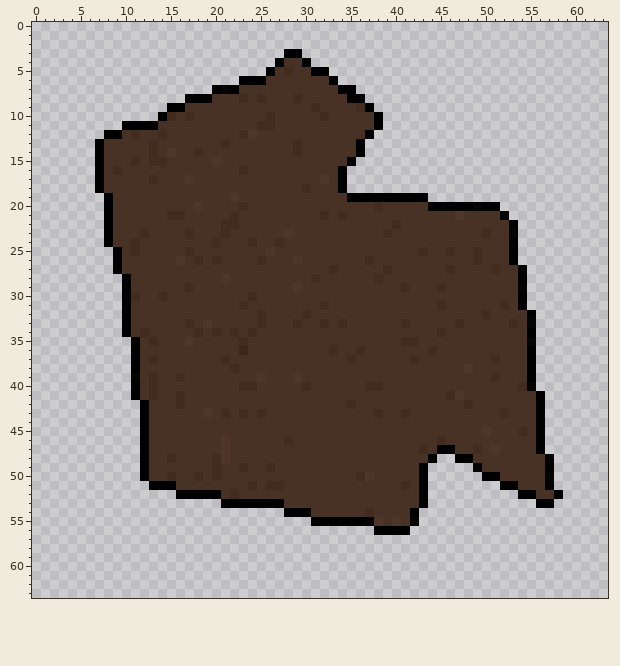
Edited in one commit: pixel-art sprite (core/assets/asteroid_large.png). This is how it looked before the edit.
The file is 64x64 pixels. Colours within 5 levels of each other are drawn and written as one.
After:
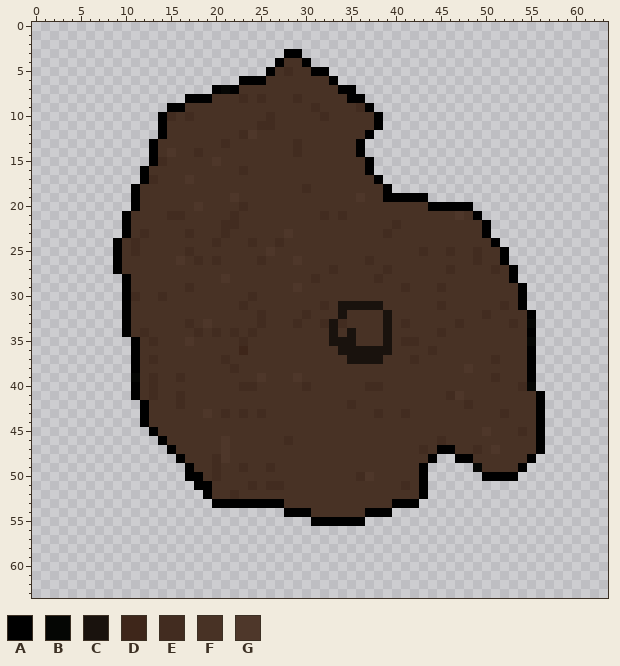
Palette (. is transparent): A #000000  B #050604  C #19120d  D #3e261a  E #422c20  F #483225  G #4e372a
What changed:
The edit adds colour A in rows 15 to 16 at x 37; in row 17 at x 38; in row 18 at x 39; in row 53 at x 20.
Colour B gives way to colour A in row 29 at x 54.
Colour E gives way to colour A in row 12 at x 14; in rows 13 to 15 at x 13; in row 23 at x 50; in row 50 at x 18; in row 54 at x 37.
Colour F gives way to colour A in row 11 at x 14; in rows 16 to 17 at x 12; in rows 18 to 20 at x 11; in row 21 at x 10 and 49; in row 22 at x 10 and 50; in row 23 at x 10.
Colour F gives way to colour A in row 24 at x 9 and 51; in rows 25 to 26 at x 52; in rows 27 to 28 at x 53; in row 45 at x 13; in row 46 at x 14; in row 47 at x 15.
Colour F gives way to colour A in row 48 at x 16 and 55; in row 49 at x 17 and 54; in row 50 at x 17 and 52 to 53; in row 51 at x 18 to 19; in row 53 at x 40 to 42; in row 54 at x 38 to 39.
Colour E gives way to colour C in row 36 at x 36; in row 37 at x 35.
Colour F gives way to colour C in row 31 at x 34 to 38; in row 32 at x 34 and 39; in row 33 at x 33 and 39; in row 34 at x 33, 35 and 39; in row 35 at x 33 to 35 and 39; in row 36 at x 34 to 35 and 37 to 39.
Colour F gives way to colour C in row 37 at x 36 to 38.
The edit adds colour F in row 15 at x 36; in row 16 at x 35 to 36; in row 17 at x 35 to 37; in row 18 at x 35 to 38.
Colour A gives way to colour F in row 15 at x 35; in rows 16 to 18 at x 34; in row 19 at x 35 and 37 to 38; in row 52 at x 20.
Colour E gives way to colour F in row 20 at x 38; in row 36 at x 33.
Colour G gives way to colour F in row 17 at x 32.
Colour A gives way to colour G in row 19 at x 36.
Colour A is removed in row 11 at x 10 to 13; in row 12 at x 8 to 9; in rows 13 to 18 at x 7; in row 19 at x 8; in row 20 at x 8 and 50 to 51; in row 21 at x 8 and 52.
Colour A is removed in row 22 at x 8 and 53; in row 23 at x 8; in row 24 at x 8 and 53; in rows 25 to 26 at x 53; in rows 27 to 28 at x 54; in rows 45 to 48 at x 12.
Colour A is removed in row 49 at x 12 and 57; in row 50 at x 12; in row 51 at x 13 to 15, 52 to 53 and 57; in row 52 at x 16 to 18, 54 to 55 and 58; in row 53 at x 43 and 56 to 57; in row 54 at x 42.
Colour A is removed in row 55 at x 37; in row 56 at x 38 to 41.
Colour B is removed in row 20 at x 49; in row 23 at x 53; in row 48 at x 57; in row 50 at x 57; in row 55 at x 42.
Colour E is removed in row 12 at x 11; in row 15 at x 11; in row 16 at x 9; in row 48 at x 15; in row 50 at x 15.
Colour F is removed in row 12 at x 10 and 12 to 13; in rows 13 to 14 at x 8 to 12; in row 15 at x 8 to 10 and 12; in row 16 at x 8 and 10 to 11; in row 17 at x 8 to 11; in row 18 at x 8 to 10.
Colour F is removed in rows 19 to 20 at x 9 to 10; in row 21 at x 9 and 50 to 51; in rows 22 to 23 at x 9 and 51 to 52; in row 24 at x 52; in row 46 at x 13; in row 47 at x 13 to 14.
Colour F is removed in row 48 at x 13 to 14 and 56; in row 49 at x 13 to 16 and 55 to 56; in row 50 at x 13 to 14, 16 and 54 to 56; in row 51 at x 16 to 17 and 54 to 56; in row 52 at x 56 to 57; in row 54 at x 40 to 41.
Colour F is removed in row 55 at x 39 and 41.
Colour G is removed in row 55 at x 38 and 40.
Pixel boxes of the changes (left, top, right, bottom) in both pictures:
changed: (95, 121, 167, 247)
changed: (320, 157, 392, 211)
changed: (473, 202, 527, 292)
changed: (329, 301, 392, 364)
changed: (140, 427, 221, 508)
changed: (500, 454, 563, 508)
changed: (365, 499, 428, 535)
